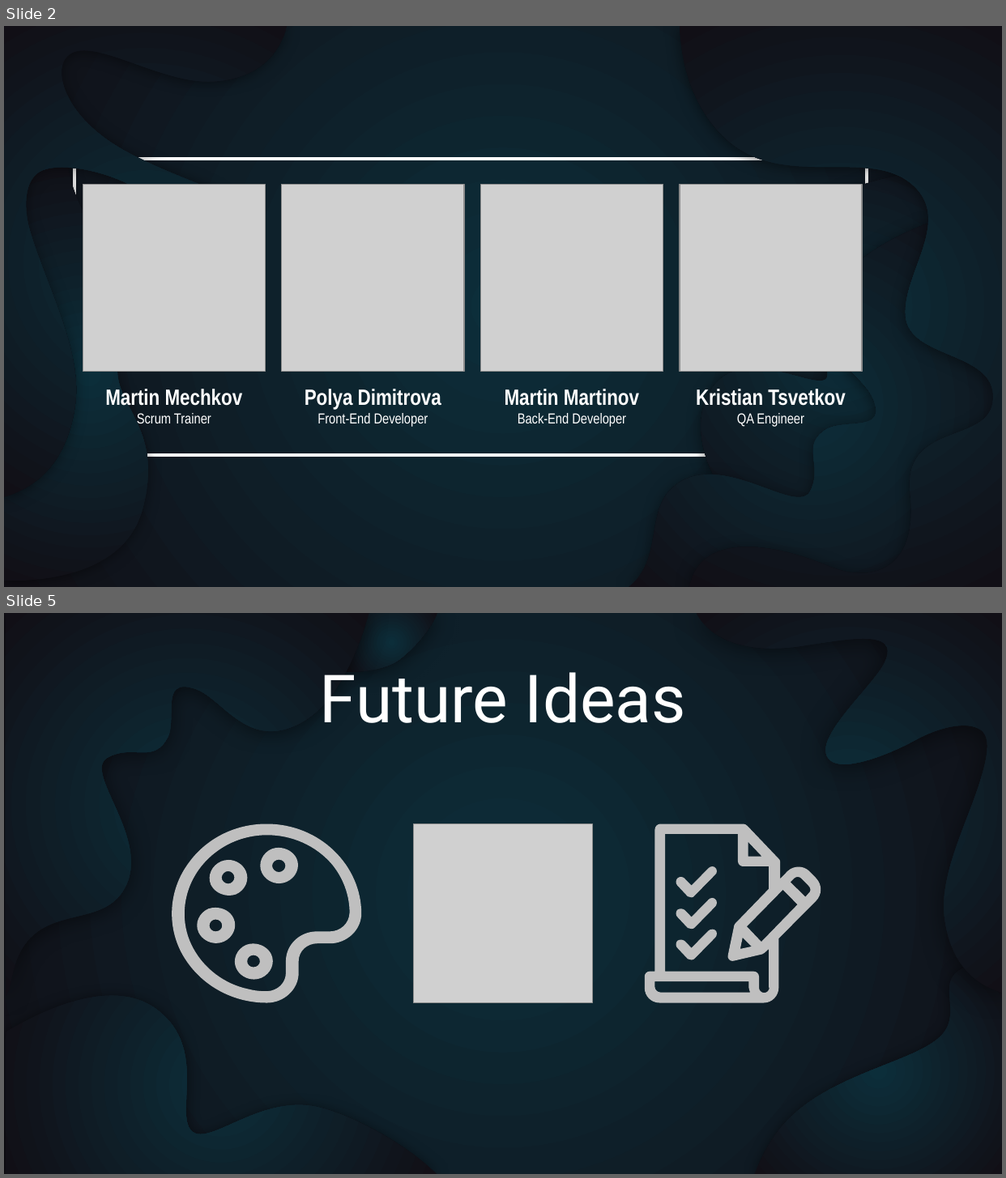
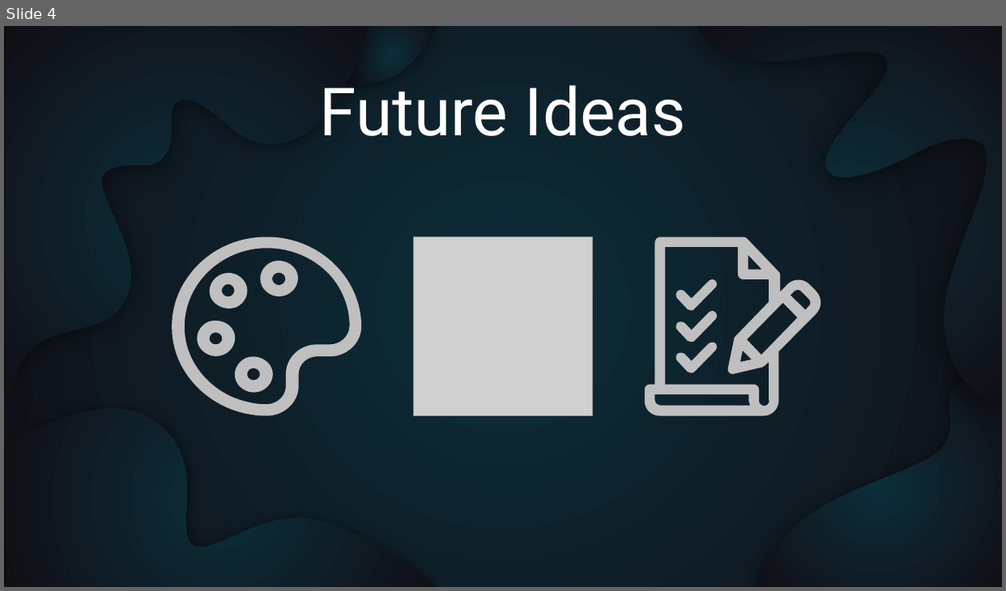
Before and after one commit to codingburgas/2122-otj-10-project-repo-PDDimitrova19, a slide deck: Documents/Presentation.pptx. Shown one above the other, each under a label of ours: slides 2 and 5 before the commit, slide 4 after it; the slides between them are not shown. The pictures are 1006x1178 and 1006x591 pixels, drawn with LibreOffice and Linux fonts; fonts in the diff are those of the drawing; grey boxes stand for pictures. Boxes give left, top, right and bottom in pixels: in the first picture for what was removed or moved away, otherwise in the second. Text is boxed around its words. In the diff, an @@ line names an element or a change of style, - is before the commit and + after.

```diff
--- a/Documents/Presentation.pptx
+++ b/Documents/Presentation.pptx
@@ slide 2 removed at <box>4,26,1002,587</box>, background gradient #0C2E3A to #110F16 @@
@@ freeform shape removed at <box>4,26,288,497</box> @@
@@ freeform shape removed at <box>680,26,1002,587</box> @@
@@ freeform shape removed at <box>4,168,173,582</box> @@
@@ rectangle removed at <box>74,159,867,455</box> @@
@@ freeform shape removed at <box>679,168,1002,530</box> @@
@@ picture removed at <box>83,185,266,371</box> @@
@@ picture removed at <box>281,185,464,371</box> @@
@@ picture removed at <box>481,185,663,371</box> @@
@@ picture removed at <box>680,185,861,371</box> @@
@@ freeform shape removed at <box>629,224,995,587</box> @@
@@ text removed at <box>105,389,243,424</box> @@
-Martin Mechkov
-Scrum Trainer
@@ text removed at <box>305,389,441,427</box> @@
-Polya Dimitrova
-Front-End Developer
@@ text removed at <box>505,389,639,427</box> @@
-Martin Martinov
-Back-End Developer
@@ text removed at <box>696,389,845,427</box> @@
-Kristian Tsvetkov
-QA Engineer
@@ what was slide 5 is now slide 4 @@
```
Also in this commit, not shown: 1 slide changed, 2 slides added, 2 other slides removed.
